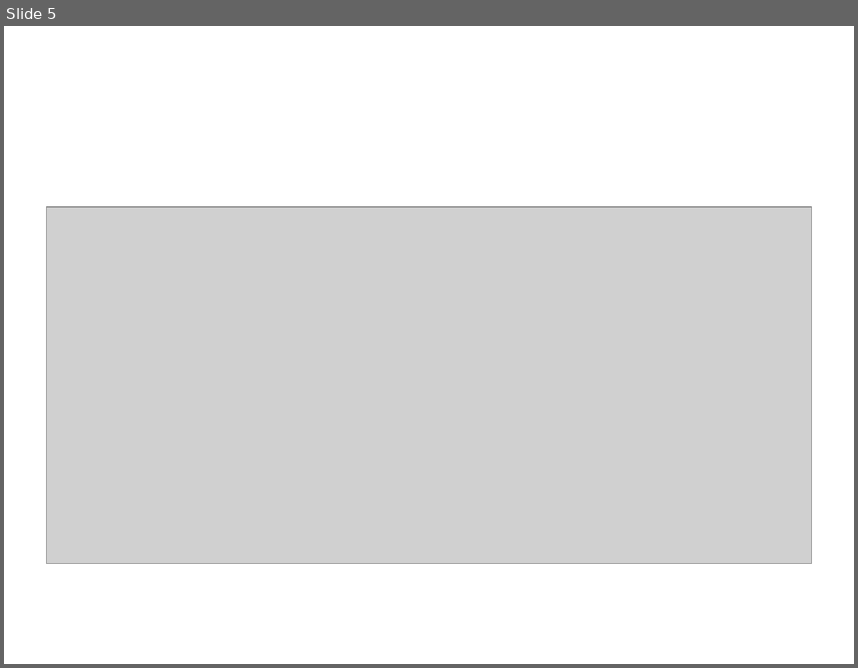
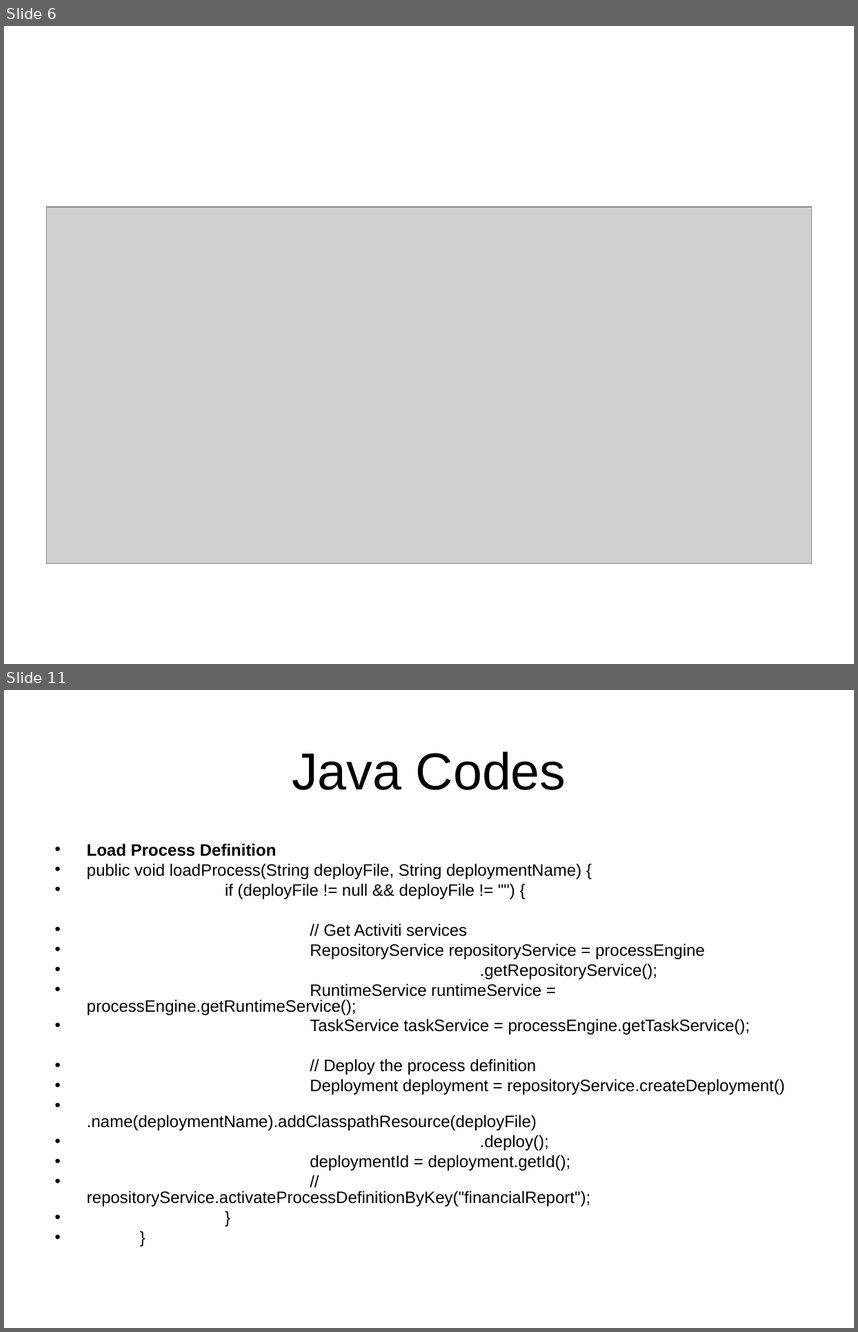
Before and after one commit to sunitawakchaure/activitidemo, a slide deck: BusMonitorActiviti/docs/BPM.ppt. Shown one above the other, each under a label of ours: slide 5 before the commit, slides 6 and 11 after it; the slides between them are not shown. The pictures are 858x668 and 858x1332 pixels, drawn with LibreOffice and Linux fonts; fonts in the diff are those of the drawing; grey boxes stand for pictures; background and template pictures are left out. Boxes give left, top, right and bottom in pixels: in the first picture for what was removed or moved away, otherwise in the second. Text is boxed around its words. In the diff, an @@ line names an element or a change of style, - is before the commit and + after.

```diff
--- a/BusMonitorActiviti/docs/BPM.ppt
+++ b/BusMonitorActiviti/docs/BPM.ppt
@@ slide 11 added at (x1=4, y1=690, x2=854, y2=1328), background picture (left out) @@
@@ title added at (x1=292, y1=751, x2=566, y2=790), 44 pt, text #000000 @@
+Java Codes
@@ text added at (x1=87, y1=843, x2=785, y2=1206), 14 pt, text #000000 @@
+• Load Process Definition
+• public void loadProcess(String deployFile, String deploymentName) {
+• if (deployFile != null && deployFile != "") {
+• // Get Activiti services
+• RepositoryService repositoryService = processEngine
+• .getRepositoryService();
+• RuntimeService runtimeService = processEngine.getRuntimeService();
+• TaskService taskService = processEngine.getTaskService();
+• // Deploy the process definition
+• Deployment deployment = repositoryService.createDeployment()
+• .name(deploymentName).addClasspathResource(deployFile)
+• .deploy();
+• deploymentId = deployment.getId();
+• // repositoryService.activateProcessDefinitionByKey("financialReport");
+• }
+• }
@@ what was slide 5 is now slide 6 @@
```
Also in this commit, not shown: 2 slides changed, 9 other slides added, 3 other files.
